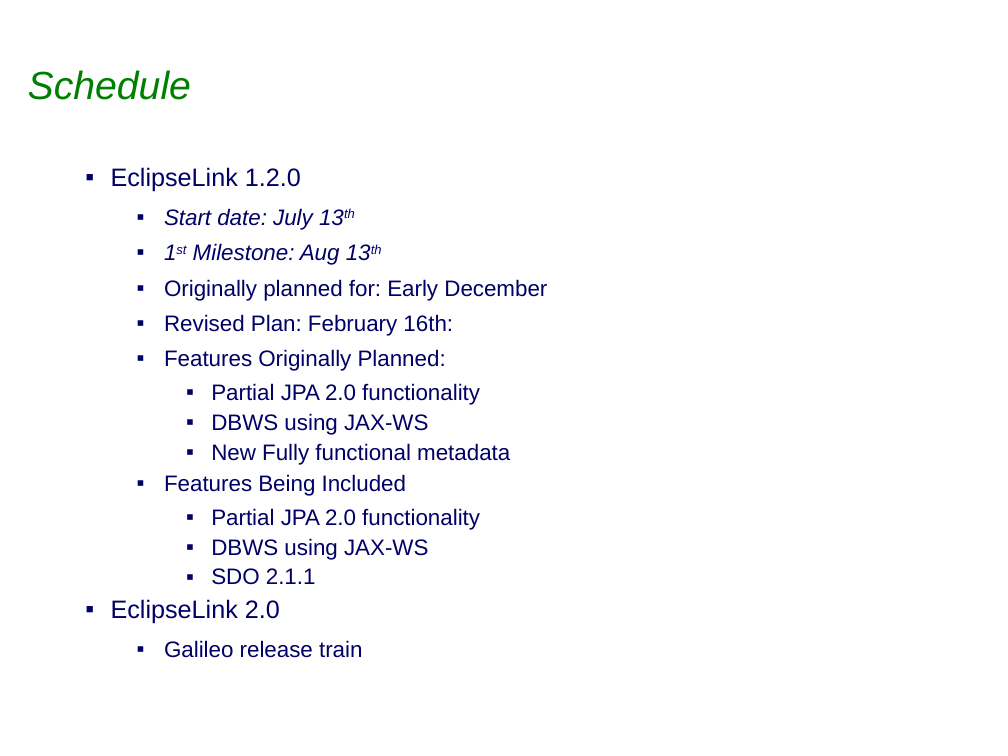
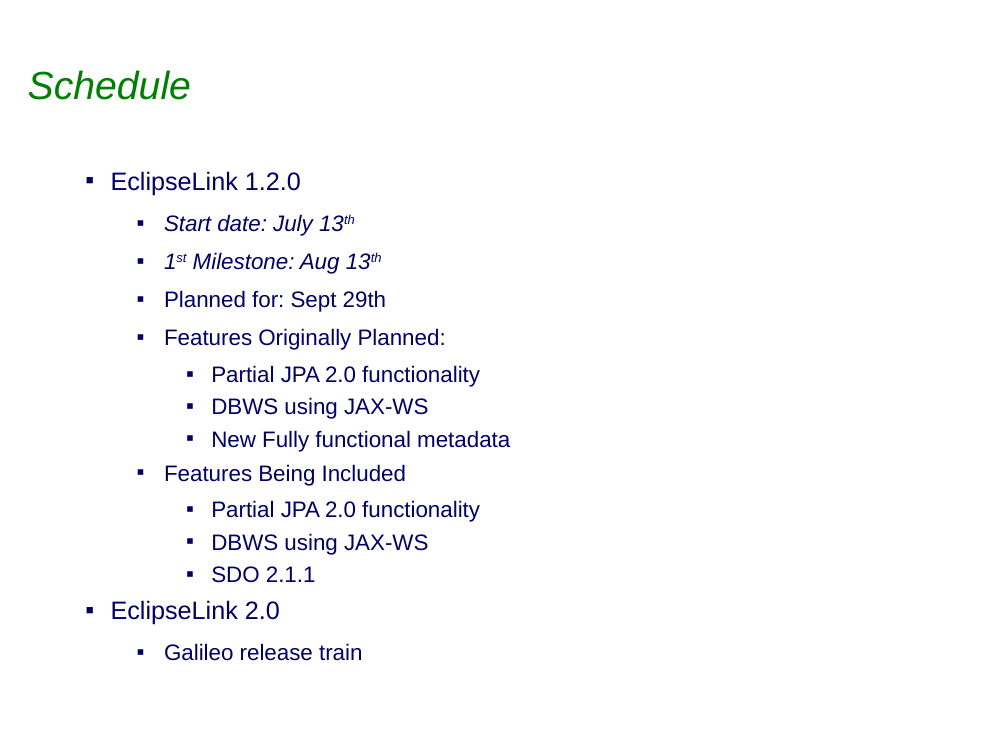
Before and after one commit to eclipse-ee4j/eclipselink, a slide deck: slide 16 of project-admin/Eclipselink_1.2.0_Release_Review.ppt (slide 17 before the commit). Drawn at 1008x756 pixels with LibreOffice and Linux fonts; fonts in the diff are those of the drawing; background and template pictures are left out. Boxes give left, top, right and bottom in pixels: in the first picture for what was removed or moved away, otherwise in the second. Text is boxed around its words. In the diff, an @@ line names an element or a change of style, - is before the commit and + after.

```diff
--- a/project-admin/Eclipselink_1.2.0_Release_Review.ppt
+++ b/project-admin/Eclipselink_1.2.0_Release_Review.ppt
@@ text at <box>111,171,510,661</box>: line spacing 0.9 to 1 @@
@@ text at <box>164,290,386,312</box>: text changed @@
-  ▪ Originally planned for: Early December
-  ▪ Revised Plan: February 16th:
+  ▪ Planned for: Sept 29th
```
Also in this commit, not shown: 5 other slides changed, 1 slide removed.
